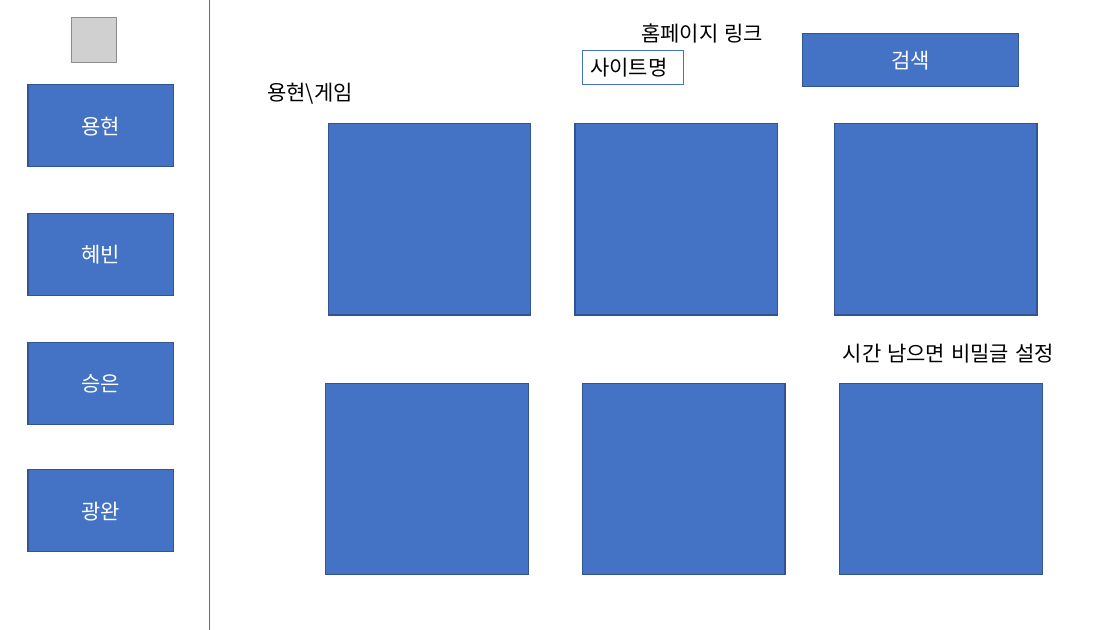
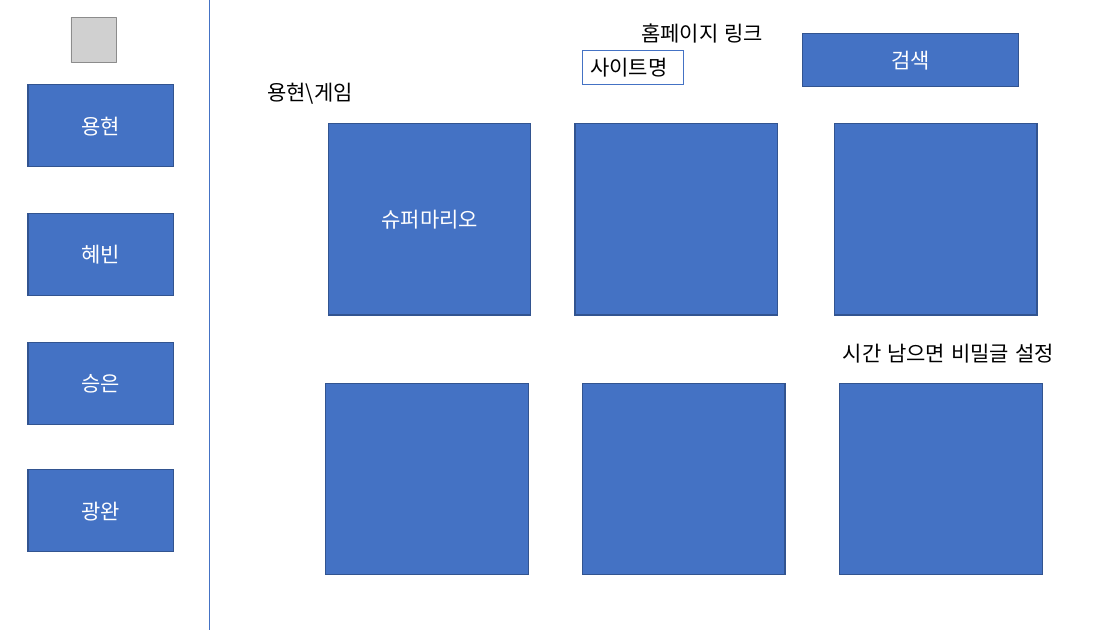
Before and after one commit to Kwang-wan/Project_WebPage, a slide deck: slide 3 of 기획 자료/화면 구성.pptx. Drawn at 1120x630 pixels with LibreOffice and Linux fonts; fonts in the diff are those of the drawing; grey boxes stand for pictures. Boxes give left, top, right and bottom in pixels: in the first picture for what was removed or moved away, otherwise in the second. Text is boxed around its words. In the diff, an @@ line names an element or a change of style, - is before the commit and + after.

```diff
--- a/기획 자료/화면 구성.pptx
+++ b/기획 자료/화면 구성.pptx
@@ text in rectangle at bbox=[381, 209, 478, 229]: text added @@
+슈퍼마리오
```
Also in this commit, not shown: 2 other slides changed.
